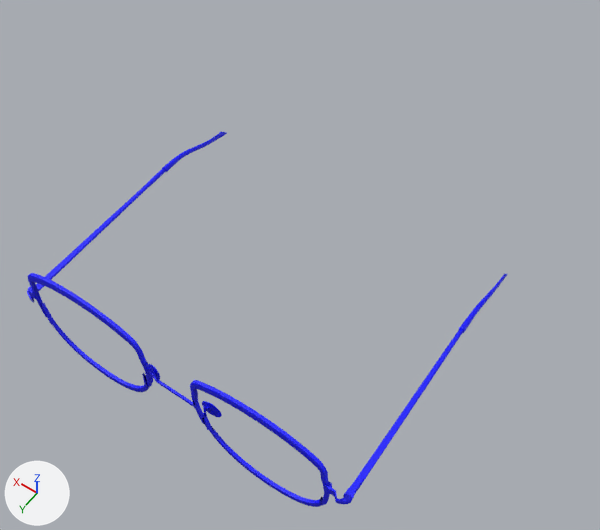
Before and after pictures for a commit that changed the FBX model app/sampledata/m11.fbx.
Rendered twice from a 50 mm camera at (-0.133, 0.16, 0.308) aimed at (-0.004, -0.021, 0.024). The lights are fixed; the arrows at lower left show +X, +Y and +Z. Where no turn or scale is listed for an object, it has been applied to the vertices.

In view in the first picture: '_Metal_Frame_Reading_Glasses_V2_Max2011_iterations_2:_Metal_Frame_Reading_Glasses_Spectacle_Frame'.
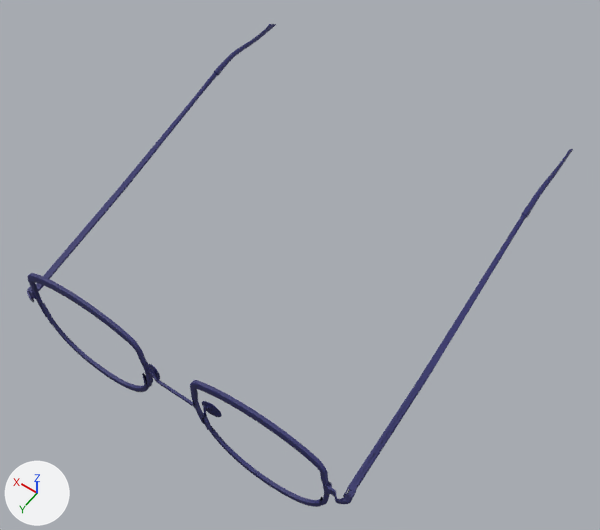
The newer file is also turned or shifted as a whole; pictures and numbers use the older file's frame.

Location of each change, (x1, y1, x2, y2) in pixels of the pictures (600 x 530 px; the box of a moved part takes in the faces that stretch with it):
'_Metal_Frame_Reading_Glasses_V2_Max2011_iterations_2:_Metal_Frame_Reading_Glasses_Spectacle_Frame', recoloured, reshaped (14% wider, 29% taller)
    before: (27, 132, 507, 507)
    after: (27, 24, 573, 507)
part 1 of me_mesh, moved or reshaped
    before: (162, 132, 227, 172)
    after: (214, 24, 276, 76)
part 2 of me_mesh, moved or reshaped
    before: (459, 274, 507, 333)
    after: (521, 149, 573, 218)
part 3 of me_mesh, moved or reshaped
    before: (345, 329, 463, 501)
    after: (345, 214, 526, 501)
part 4 of me_mesh, moved or reshaped
    before: (36, 168, 166, 290)
    after: (36, 72, 218, 290)

Edits to the bpy script that builds the scene:
```text
Change mat_phonge1:
    mat_phonge1.base_color: (0.0, 0.0, 1.0) -> (0.0264, 0.0264, 0.144)  # blue #0000ff -> dark blue #2d2d6a
Change me_mesh:
    used by ob_metal_frame_reading_glasses_v2_max2011_iterations_2__metal_frame_reading_glasses_spectacle_frame; location = (-0.0004, -0.0069, 0.0171)
    remove me_mesh.from_pydata(...)  # 22962 vertices, 22944 faces; spans x -0.081..0.079, y -0.067..0.069, z -0.023..0.041
    add me_mesh.from_pydata(...)  # 22962 vertices, 22944 faces; spans x -0.081..0.079, y -0.11..0.069, z -0.023..0.047
    me_mesh part 1: the loose piece of 834 vertices spanning x 0.077..0.079, y -0.065..-0.019, z 0.001..0.014 is turned -13.3 degrees about the x axis through its middle, then moved by (0.0, -0.042, 0.034)
    me_mesh part 2: the loose piece of 834 vertices spanning x -0.079..-0.077, y -0.067..-0.021, z 0.001..0.014 is turned -13.2 degrees about the x axis through its middle, then moved by (0.0, -0.042, 0.036)
    me_mesh part 3: 2132 of 22962 vertices moved; they spanned x -0.081..-0.077, y -0.021..0.063, z 0.01..0.014 and now span x -0.08..-0.077, y -0.063..0.062, z 0.011..0.044; mean shift (0.0, -0.015, 0.01); largest move (-0.078, -0.021, 0.011) -> (-0.078, -0.063, 0.042)
    me_mesh part 4: 704 of 22962 vertices moved; they spanned x 0.076..0.079, y -0.019..0.061, z 0.01..0.014 and now span x 0.076..0.079, y -0.061..0.059, z 0.01..0.043; mean shift (0.0, -0.039, 0.023); largest move (0.078, -0.019, 0.011) -> (0.078, -0.061, 0.04)
```
